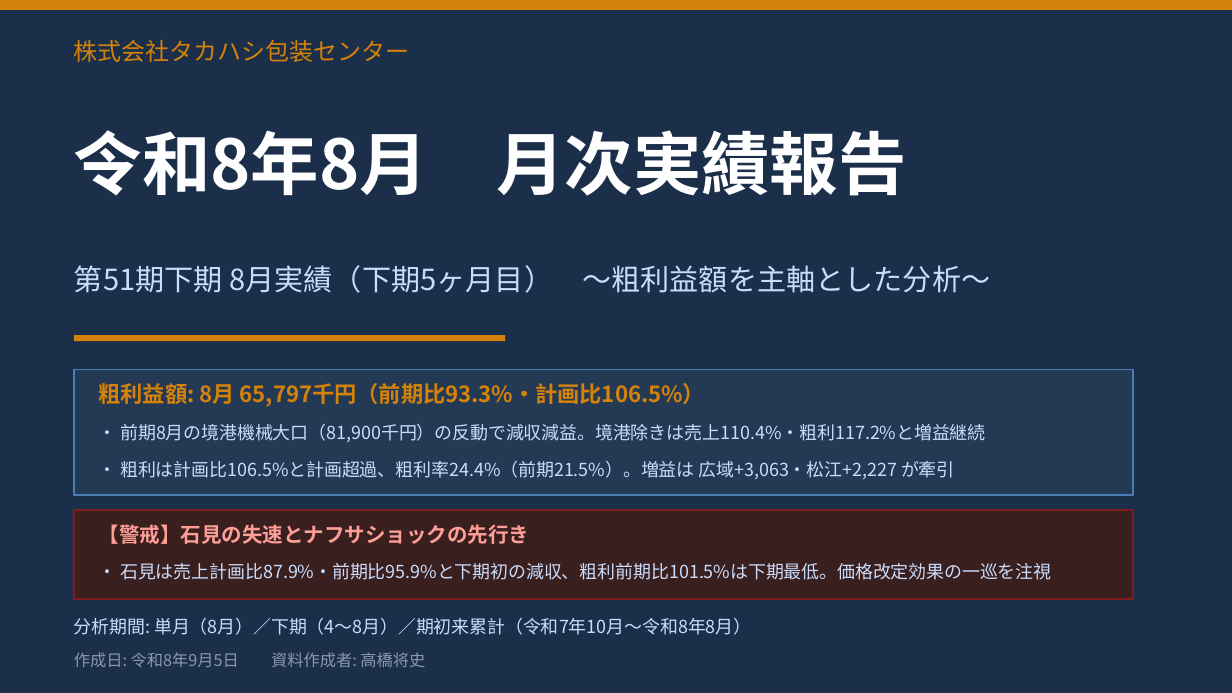
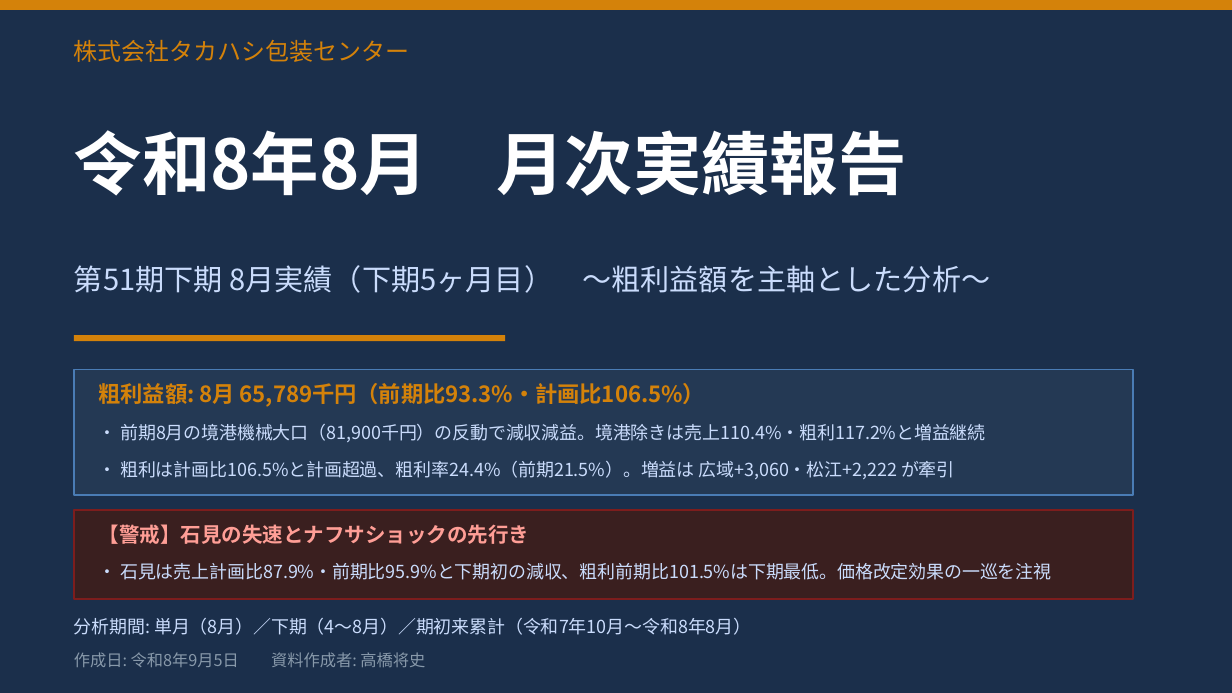
Before and after one commit to takahashihc/claudecode, a slide deck: slide 1 of reports/2026-08_月次実績報告/令和8年8月実績報告.pptx. Drawn at 1232x693 pixels with LibreOffice and Linux fonts; fonts in the diff are those of the drawing. Boxes give left, top, right and bottom in pixels: in the first picture for what was removed or moved away, otherwise in the second. Text is boxed around its words. In the diff, an @@ line names an element or a change of style, - is before the commit and + after.

```diff
--- a/reports/2026-08_月次実績報告/令和8年8月実績報告.pptx
+++ b/reports/2026-08_月次実績報告/令和8年8月実績報告.pptx
@@ text at <box>99,383,705,407</box>: text changed @@
-粗利益額: 8月 65,797千円（前期比93.3%・計画比106.5%）
+粗利益額: 8月 65,789千円（前期比93.3%・計画比106.5%）
@@ text at <box>99,461,955,479</box>: text changed @@
-・ 粗利は計画比106.5%と計画超過、粗利率24.4%（前期21.5%）。増益は 広域+3,063・松江+2,227 が牽引
+・ 粗利は計画比106.5%と計画超過、粗利率24.4%（前期21.5%）。増益は 広域+3,060・松江+2,222 が牽引
```
Also in this commit, not shown: 7 other slides changed, 14 other files.
